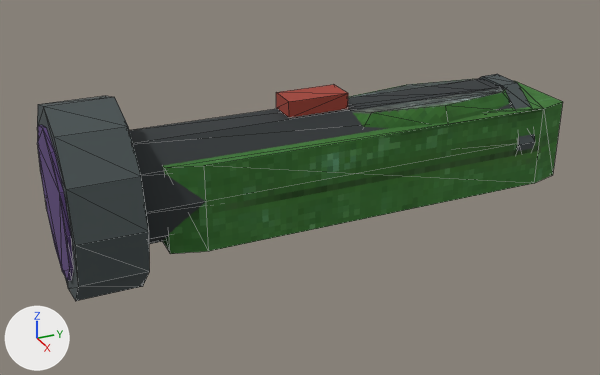
Before and after pictures for a commit that changed the glTF model software/beckenburg/assets/runtime/models/blender_uv_light_2.glb.
Camera for both pictures: a 50 mm camera at (0.313, -0.157, 0.183) aimed at (0.001, -0.016, 0.027). The lights are fixed; the arrows at lower left show +X, +Y and +Z. The picture after the commit comes second. Mesh edges are drawn as thin lines. Vertices at exactly the same position are counted once.

In view in the first picture: 'blender_uv_light_2'.
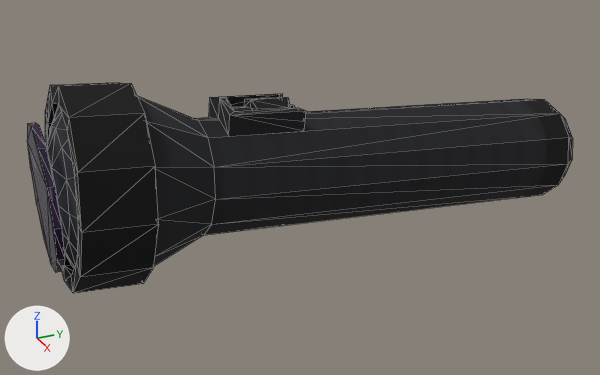
The edits, one by one:
Picture 'flashlight_1_emission' (img_flashlight_1_emission) is new.
Picture 'flashlight_1' (img_flashlight_1) is new.
Picture 'Violet optical filter radial optical map' (img_violet_optical_filter_radial_optical_map) is new.
Material 'flashlight_1 charcoal field finish' (mat_flashlight_1_charcoal_field_finish) is new.
Uses the picture img_flashlight_1.
Uses the picture img_flashlight_1_emission.
Material 'Violet optical filter' (mat_violet_optical_filter) is new.
Its texture is img_violet_optical_filter_radial_optical_map.
Its metallic is 0.24.
Its roughness is 0.26.
me_source_derived_exploration_flashlight_poquet_001 is used by ob_blender_uv_light_2; location (0.0, 0.0, 0.0).
me_source_derived_exploration_flashlight_poquet_001 had 186 vertices, 328 faces and spanned x -0.04..0.04, y -0.123..0.112, z 0.0..0.08.
me_source_derived_exploration_flashlight_poquet_001 no longer uses material mat_psx_uv_light (picture img_uv_light).
me_source_derived_exploration_flashlight_poquet_001 now has 176 vertices, 328 faces and spans x -0.042..0.042, y -0.127..0.125, z 0.0..0.087.
me_source_derived_exploration_flashlight_poquet_001 part 1: a new loose piece, a 12-sided cylinder along y spanning x -0.03..0.03, y -0.1275..-0.1245, z 0.013..0.073, in mat_violet_optical_filter (picture img_violet_optical_filter_radial_optical_map).
me_source_derived_exploration_flashlight_poquet_001 part 2: the loose piece of 20 vertices spanning x -0.024..0.024, y -0.097..0.085, z 0.017..0.063 is rebuilt with 116 vertices and now spans x -0.042..0.042, y -0.125..0.125, z 0.0..0.087, in mat_flashlight_1_charcoal_field_finish.
me_source_derived_exploration_flashlight_poquet_001 part 3: a new loose piece of 24 vertices spanning x -0.013..0.013, y -0.053..-0.019, z 0.059..0.074, in mat_flashlight_1_charcoal_field_finish.
me_source_derived_exploration_flashlight_poquet_001 part 4: the loose piece of 20 vertices spanning x -0.025..0.025, y 0.085..0.094, z 0.016..0.064 is deleted.
Part 5, on me_source_derived_exploration_flashlight_poquet_001:
88 vertices are removed from x -0.04..0.04, y -0.123..0.112, z 0.0..0.08.
150 faces are deleted.
12 vertices are added at x -0.007..0.007, y -0.039..-0.021, z 0.065..0.071.
16 new faces join them, mat_flashlight_1_charcoal_field_finish.
Other edits to the shape of me_source_derived_exploration_flashlight_poquet_001 do not show in these pictures.
me_source_derived_exploration_flashlight_poquet_001 gains material mat_flashlight_1_charcoal_field_finish.
me_source_derived_exploration_flashlight_poquet_001 gains material mat_violet_optical_filter (picture img_violet_optical_filter_radial_optical_map).

Boxes [x1, y1, x2, y2] around the edits, measured in the pictures (600 x 375 px):
'blender_uv_light_2', reshaped, recoloured (7% shorter)
    before: [37, 74, 563, 301]
    after: [27, 83, 573, 293]
part 1 of me_source_derived_exploration_flashlight_poquet_001, added
    after: [27, 123, 65, 272]
part 2 of me_source_derived_exploration_flashlight_poquet_001, rebuilt (38% wider, 27% taller)
    before: [129, 79, 512, 244]
    after: [45, 83, 573, 293]
part 3 of me_source_derived_exploration_flashlight_poquet_001, added
    after: [209, 94, 306, 136]
part 4 of me_source_derived_exploration_flashlight_poquet_001, deleted
    before: [479, 74, 535, 151]
part 5 of me_source_derived_exploration_flashlight_poquet_001, reshaped
    before: [37, 79, 563, 301]
    after: [244, 98, 290, 110]
